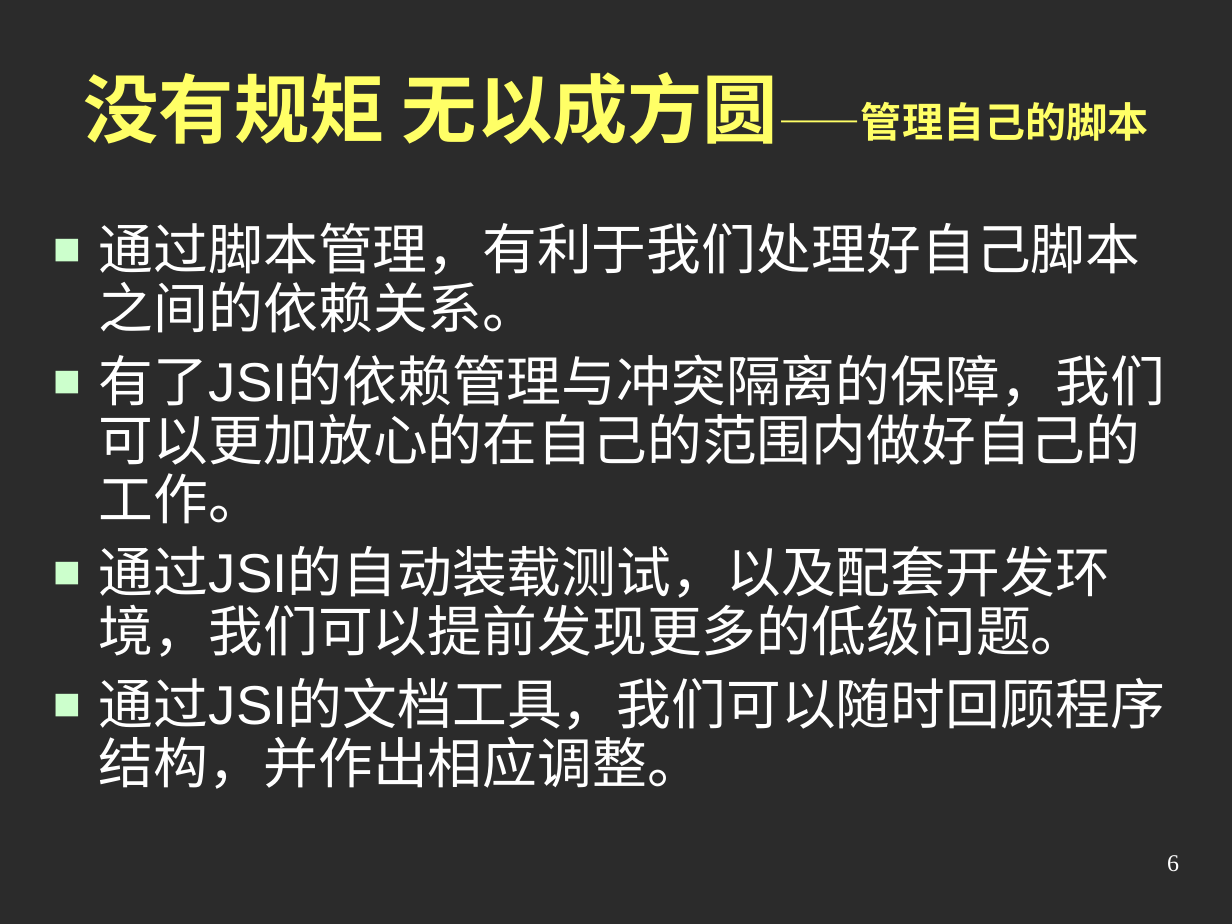
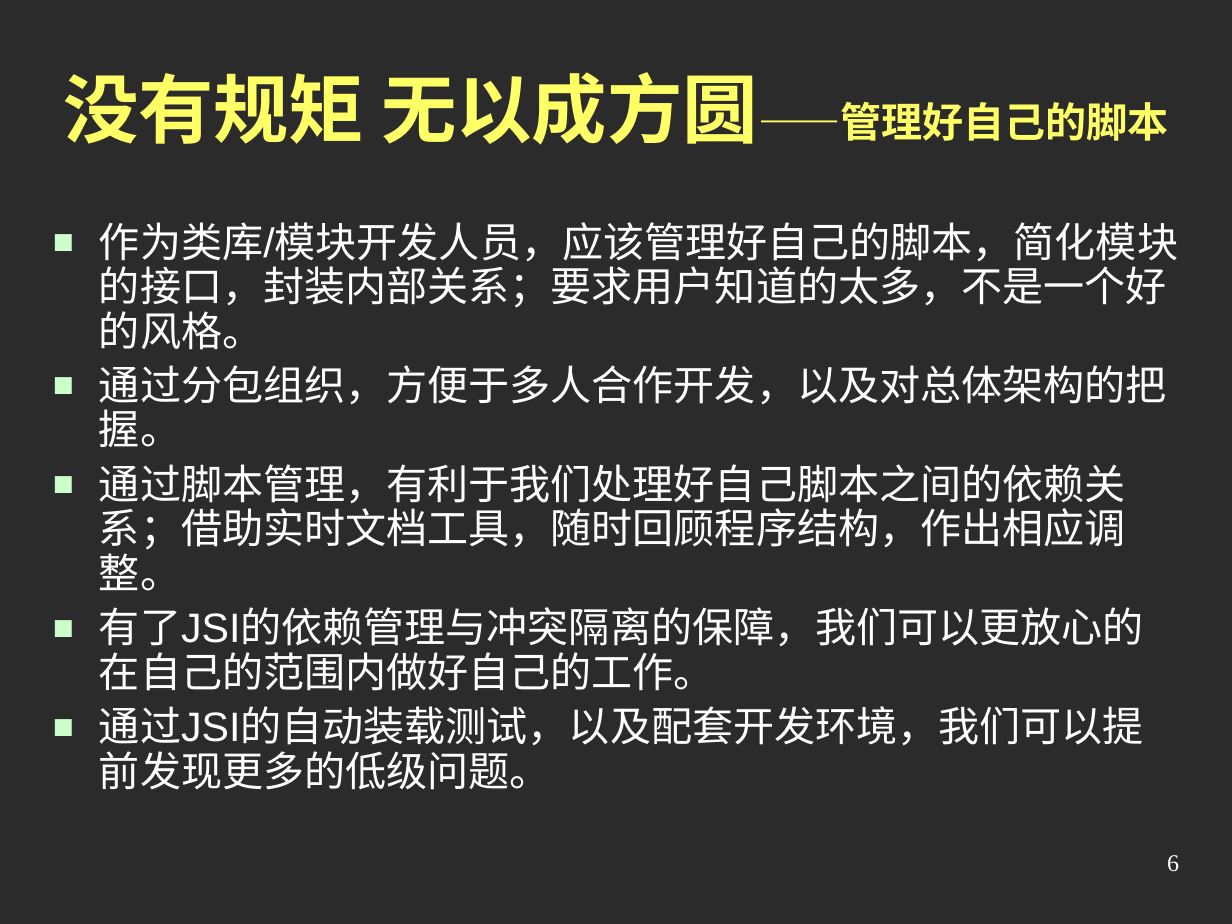
Before and after one commit to austgl/jsi, a slide deck: slide 6 of JSI2/web/doc/Preview2.ppt. Drawn at 1232x924 pixels with LibreOffice and Linux fonts; fonts in the diff are those of the drawing; background and template pictures are left out; a plain dark background stands for a picture behind light text. Boxes give left, top, right and bottom in pixels: in the first picture for what was removed or moved away, otherwise in the second. Text is boxed around its words. In the diff, an @@ line names an element or a change of style, - is before the commit and + after.

```diff
--- a/JSI2/web/doc/Preview2.ppt
+++ b/JSI2/web/doc/Preview2.ppt
@@ title at (63, 72, 1169, 145): text changed; size 44 to 24 pt @@
-没有规矩 无以成方圆——管理自己的脚本
+没有规矩 无以成方圆——管理好自己的脚本
@@ text at (99, 222, 1178, 691): text changed; size 32 to 24 pt @@
-■ 通过脚本管理，有利于我们处理好自己脚本之间的依赖关系。
-■ 有了JSI的依赖管理与冲突隔离的保障，我们可以更加放心的在自己的范围内做好自己的工作。
+■ 作为类库/模块开发人员，应该管理好自己的脚本，简化模块的接口，封装内部关系；要求用户知道的太多，不是一个好的风格。
+■ 通过分包组织，方便于多人合作开发，以及对总体架构的把握。
+■ 通过脚本管理，有利于我们处理好自己脚本之间的依赖关系；借助实时文档工具，随时回顾程序结构，作出相应调整。
+■ 有了JSI的依赖管理与冲突隔离的保障，我们可以更放心的在自己的范围内做好自己的工作。
@@ text at (99, 678, 1165, 789): paragraph removed @@
-■ 通过JSI的文档工具，我们可以随时回顾程序结构，并作出相应调整。
@@ text at (99, 706, 1144, 790): size 32 to 24 pt in "通过JSI的自动装载测试，以及配套开发环境，我们可以提前发现更多的低级问题。"; less space between paragraphs @@
```
Also in this commit, not shown: 5 other slides changed, 5 other files.
